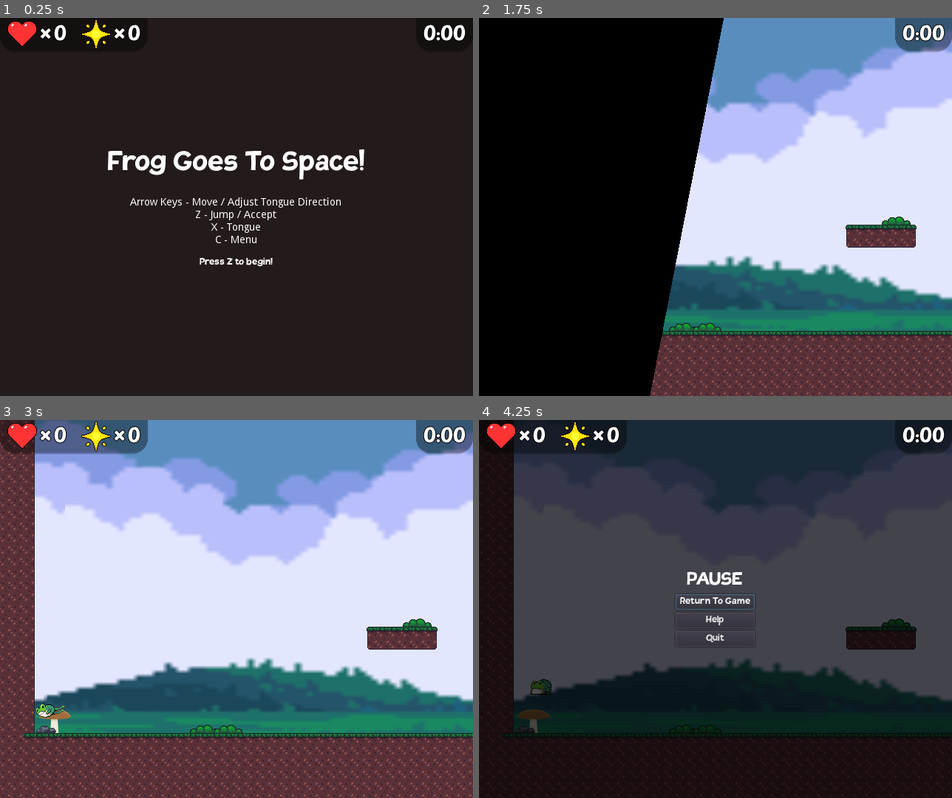
Above: before the commit, frames 1-4 (two rows, left to right).
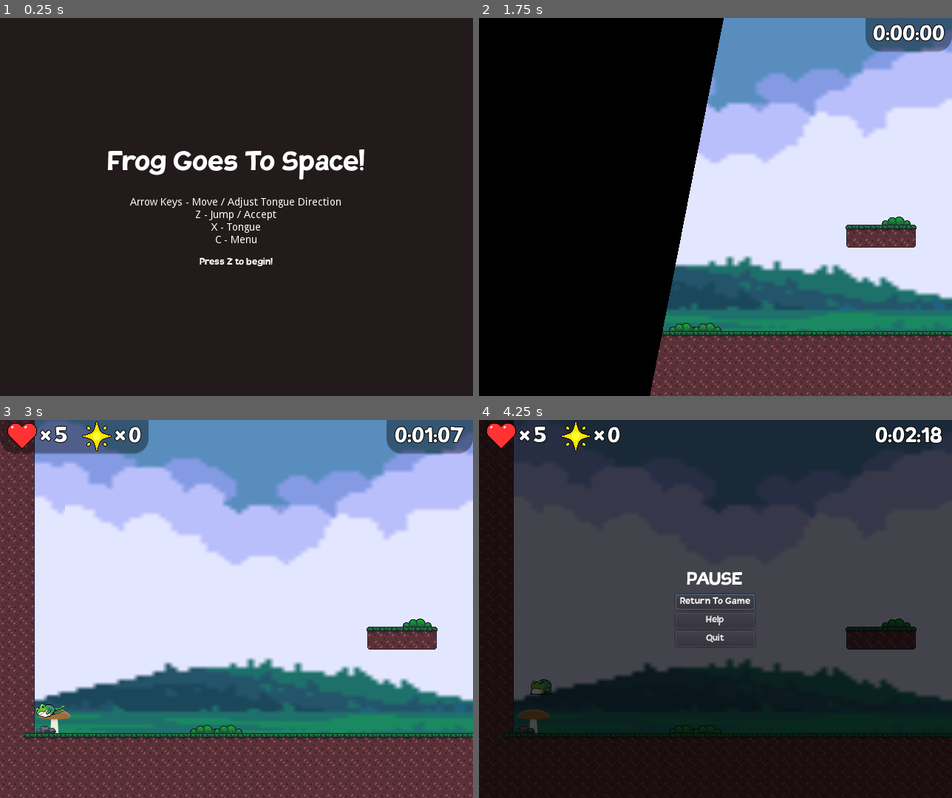
Above: after the commit, the same moments.

Repository: fheysel/frogGoesToSpace
Game: Godot game, scene res://Menus/MainMenu/MainMenu.tscn
Two runs of this game, one before a commit and one after it. Both use one fixed random seed, a clock stepped at 60 frames per second and the inputs below.
Inputs:
- Up to frame 1 (0.25 s): no input
- Up to frame 2 (1.75 s): tap Z (jump) at 0.5, 0.77, 0.8, 1.07, 1.35, 1.52 s; hold X (tongue) 0.53-1.28 s; hold Right (ui_right) from 0.53 s (still down); tap X (tongue) at 1.55 s
- Up to frame 3 (3 s): tap Z (jump) at 1.82, 2.3 s; release Right (ui_right) at 2.03 s; hold Down (look_down) 2.03-2.78 s; hold Left (ui_left) from 2.03 s (still down); tap Up (look_up) at 2.85 s
- Up to frame 4 (4.25 s): keep holding Left (ui_left); tap Z (jump) at 3.02, 3.32, 3.77, 3.8, 4.07 s; tap X (tongue) at 3.05 s; hold X (tongue) from 3.53 s (still down); tap Escape (menu) at 4.15 s

The runs differ from the first frame. In frame 1, 1.0% of the frame differs, in the area x 1-99%, y 0-9%; in frame 2, 0.6%; in frame 3, 1.3%; in frame 4, 1.6%, in the area x 7-100%, y 0-9%.

Commit message:
Implement HUD functionality

Diff:
--- /dev/null
+++ b/godotproject/Global/CountupTimer.gd
@@ -0,0 +1,12 @@
+extends Node
+
+var time : float = 0
+var max_time : float = 9 * 60 + 59 + (59/60)
+
+func _process(delta):
+	time += delta
+	# Cap timer at whatever the max_time is (9:59:59)
+	time = min(time, max_time)
+
+func reset():
+	time = 0
--- a/godotproject/Global/Global.gd
+++ b/godotproject/Global/Global.gd
@@ -2,6 +2,8 @@
 
 export (bool) var debug_mode = false
 export (bool) var player_is_god = false
+
+const main_menu_path = "res://Menus/MainMenu/MainMenu.tscn"
 
 var resource_queue = preload("res://Global/ResourceQueue.gd").new()
 var loading = null
@@ -38,7 +40,6 @@
 		# Once processing is done, fade to the new scene
 		call_deferred('_fade_to_scene_deferred')
 
-
 func _fade_to_scene_deferred():
 	# Disable the current scene
 	get_tree().get_current_scene().pause_mode = PAUSE_MODE_STOP
@@ -61,6 +62,9 @@
 		# Make sure we unpause once we fade in
 		unpause_scene_upon_idle = true
 
+		# Reset the global timer
+		$"/root/CountupTimer".reset()
+
 		# Close the pause menu, if it was open
 		$InGameMenuLayer/InGameMenu.navigate_to_new_screen(null)
 
@@ -77,3 +81,13 @@
 	if unpause_scene_upon_idle:
 		get_tree().paused = false
 		unpause_scene_upon_idle = false
+
+### Helper functions
+# Check if the current scene (as marked during the transition)
+# has a given property set to true. Used to check if we are allowed
+# to pause or if we should show the HUD.
+func current_scene_has_property_set(property):
+	var scene = get_tree().current_scene
+	if !scene:
+		return false
+	return property in scene and scene[property]
--- a/godotproject/Global/HUDLayer.gd
+++ /dev/null
@@ -1,8 +0,0 @@
-extends CanvasLayer
-
-func _process(_delta):
-#	if Input.is_action_just_pressed("jump"):
-#		$StyleAnimationPlayer.play("ingame")
-#	if Input.is_action_just_pressed("tongue"):
-#		$StyleAnimationPlayer.play("inmenu")
-	pass
--- a/godotproject/Global/HUDLayer.tscn
+++ b/godotproject/Global/HUDLayer.tscn
@@ -3,14 +3,14 @@
 [ext_resource path="res://Global/HUDFont.tres" type="DynamicFont" id=1]
 [ext_resource path="res://Tiles/Objects/star_new.png" type="Texture" id=2]
 [ext_resource path="res://Tiles/Objects/heart.png" type="Texture" id=3]
-[ext_resource path="res://Global/HUDLayer.gd" type="Script" id=4]
+[ext_resource path="res://Global/HUDRoot.gd" type="Script" id=4]
 [ext_resource path="res://Global/HUDLayer_inmenu.tres" type="StyleBox" id=5]
 [ext_resource path="res://Global/HUDLayer_ingame.tres" type="StyleBox" id=6]
 
 [sub_resource type="Animation" id=1]
 length = 0.001
 tracks/0/type = "value"
-tracks/0/path = NodePath("PanelContainer:custom_styles/panel")
+tracks/0/path = NodePath("LeftPanel:custom_styles/panel")
 tracks/0/interp = 1
 tracks/0/loop_wrap = true
 tracks/0/imported = false
@@ -22,7 +22,7 @@
 "values": [ ExtResource( 6 ) ]
 }
 tracks/1/type = "value"
-tracks/1/path = NodePath("PanelContainer2:custom_styles/panel")
+tracks/1/path = NodePath("RightPanel:custom_styles/panel")
 tracks/1/interp = 1
 tracks/1/loop_wrap = true
 tracks/1/imported = false
@@ -37,7 +37,7 @@
 [sub_resource type="Animation" id=2]
 length = 0.001
 tracks/0/type = "value"
-tracks/0/path = NodePath("PanelContainer:custom_styles/panel")
+tracks/0/path = NodePath("LeftPanel:custom_styles/panel")
 tracks/0/interp = 1
 tracks/0/loop_wrap = true
 tracks/0/imported = false
@@ -49,7 +49,7 @@
 "values": [ ExtResource( 5 ) ]
 }
 tracks/1/type = "value"
-tracks/1/path = NodePath("PanelContainer2:custom_styles/panel")
+tracks/1/path = NodePath("RightPanel:custom_styles/panel")
 tracks/1/interp = 1
 tracks/1/loop_wrap = true
 tracks/1/imported = false
@@ -63,18 +63,25 @@
 
 [node name="HUDLayer" type="CanvasLayer"]
 layer = 7
+
+[node name="HUDRoot" type="Control" parent="."]
+margin_right = 40.0
+margin_bottom = 40.0
 script = ExtResource( 4 )
+__meta__ = {
+"_edit_use_anchors_": false
+}
 
-[node name="PanelContainer" type="PanelContainer" parent="."]
+[node name="LeftPanel" type="PanelContainer" parent="HUDRoot"]
 anchor_right = 1.0
-margin_right = -440.0
+margin_right = 160.0
 margin_bottom = 47.0
 custom_styles/panel = ExtResource( 6 )
 __meta__ = {
 "_edit_use_anchors_": false
 }
 
-[node name="HBoxContainer" type="HBoxContainer" parent="PanelContainer"]
+[node name="HBoxContainer" type="HBoxContainer" parent="HUDRoot/LeftPanel"]
 margin_left = 10.0
 margin_top = 2.0
 margin_right = 190.0
@@ -85,11 +92,11 @@
 "_edit_use_anchors_": false
 }
 
-[node name="LifeContainer" type="HBoxContainer" parent="PanelContainer/HBoxContainer"]
+[node name="LifeContainer" type="HBoxContainer" parent="HUDRoot/LeftPanel/HBoxContainer"]
 margin_right = 80.0
 margin_bottom = 40.0
 
-[node name="LifeIcon" type="TextureRect" parent="PanelContainer/HBoxContainer/LifeContainer"]
+[node name="LifeIcon" type="TextureRect" parent="HUDRoot/LeftPanel/HBoxContainer/LifeContainer"]
 margin_right = 40.0
 margin_bottom = 40.0
 texture = ExtResource( 3 )
@@ -97,7 +104,7 @@
 "_edit_use_anchors_": false
 }
 
-[node name="LifeTimes" type="Label" parent="PanelContainer/HBoxContainer/LifeContainer"]
+[node name="LifeTimes" type="Label" parent="HUDRoot/LeftPanel/HBoxContainer/LifeContainer"]
 margin_left = 44.0
 margin_top = 2.0
 margin_right = 59.0
@@ -105,7 +112,7 @@
 custom_fonts/font = ExtResource( 1 )
 text = "×"
 
-[node name="LifeCountLabel" type="Label" parent="PanelContainer/HBoxContainer/LifeContainer"]
+[node name="LifeCountLabel" type="Label" parent="HUDRoot/LeftPanel/HBoxContainer/LifeContainer"]
 margin_left = 63.0
 margin_top = 2.0
 margin_right = 80.0
@@ -113,7 +120,7 @@
 custom_fonts/font = ExtResource( 1 )
 text = "0"
 
-[node name="StarContainer" type="HBoxContainer" parent="PanelContainer/HBoxContainer"]
+[node name="StarContainer" type="HBoxContainer" parent="HUDRoot/LeftPanel/HBoxContainer"]
 margin_left = 100.0
 margin_right = 180.0
 margin_bottom = 40.0
@@ -121,7 +128,7 @@
 "_edit_use_anchors_": false
 }
 
-[node name="StarIcon" type="TextureRect" parent="PanelContainer/HBoxContainer/StarContainer"]
+[node name="StarIcon" type="TextureRect" parent="HUDRoot/LeftPanel/HBoxContainer/StarContainer"]
 margin_right = 40.0
 margin_bottom = 40.0
 texture = ExtResource( 2 )
@@ -129,7 +136,7 @@
 "_edit_use_anchors_": false
 }
 
-[node name="StarTimesLabel" type="Label" parent="PanelContainer/HBoxContainer/StarContainer"]
+[node name="StarTimesLabel" type="Label" parent="HUDRoot/LeftPanel/HBoxContainer/StarContainer"]
 margin_left = 44.0
 margin_top = 2.0
 margin_right = 59.0
@@ -137,7 +144,7 @@
 custom_fonts/font = ExtResource( 1 )
 text = "×"
 
-[node name="StarCountLabel" type="Label" parent="PanelContainer/HBoxContainer/StarContainer"]
+[node name="StarCountLabel" type="Label" parent="HUDRoot/LeftPanel/HBoxContainer/StarContainer"]
 margin_left = 63.0
 margin_top = 2.0
 margin_right = 80.0
@@ -145,8 +152,8 @@
 custom_fonts/font = ExtResource( 1 )
 text = "0"
 
-[node name="PanelContainer2" type="PanelContainer" parent="."]
-margin_left = 563.0
+[node name="RightPanel" type="PanelContainer" parent="HUDRoot"]
+margin_left = 523.0
 margin_right = 640.0
 margin_bottom = 47.0
 custom_styles/panel = ExtResource( 6 )
@@ -154,15 +161,15 @@
 "_edit_use_anchors_": false
 }
 
-[node name="TimeCountLabel" type="Label" parent="PanelContainer2"]
+[node name="TimeCountLabel" type="Label" parent="HUDRoot/RightPanel"]
 margin_left = 10.0
 margin_top = 4.0
-margin_right = 67.0
+margin_right = 107.0
 margin_bottom = 40.0
 custom_fonts/font = ExtResource( 1 )
-text = "0:00"
+text = "0:00:00"
 align = 1
 
-[node name="StyleAnimationPlayer" type="AnimationPlayer" parent="."]
+[node name="StyleAnimationPlayer" type="AnimationPlayer" parent="HUDRoot"]
 anims/ingame = SubResource( 1 )
 anims/inmenu = SubResource( 2 )
--- /dev/null
+++ b/godotproject/Global/HUDRoot.gd
@@ -0,0 +1,38 @@
+extends Control
+
+onready var lb_life = $LeftPanel/HBoxContainer/LifeContainer/LifeCountLabel
+onready var lb_star = $LeftPanel/HBoxContainer/StarContainer/StarCountLabel
+onready var lb_time = $RightPanel/TimeCountLabel
+
+var player = null
+var countup_timer = null
+
+func _process(_delta):
+	if Global.current_scene_has_property_set('inhibit_hud'):
+		hide()
+		return
+	else:
+		show()
+	if $"/root/Global/InGameMenuLayer/InGameMenu".active():
+		$StyleAnimationPlayer.play("inmenu")
+	else:
+		$StyleAnimationPlayer.play("ingame")
+	if !player:
+		# Get player
+		var scene = get_tree().current_scene
+		if !scene:
+			return
+		player = scene.find_node("Player", false, true)
+	if player:
+		var health = player.health
+		lb_life.text = str(health)
+		var star = player.star_piece_count
+		lb_star.text = str(star)
+	if !countup_timer:
+		countup_timer = $"/root/CountupTimer"
+	if countup_timer:
+		var time = countup_timer.time
+		var minutes = int(time / 60)
+		var seconds = int(time) % 60
+		var subseconds = int(time * 60) % 60
+		lb_time.text = "%01d:%02d:%02d" % [minutes, seconds, subseconds]
--- a/godotproject/Menus/InGameMenu/InGameMenu.gd
+++ b/godotproject/Menus/InGameMenu/InGameMenu.gd
@@ -13,6 +13,9 @@
 var screens = []
 var screen_current = null
 var screen_after_fade = null
+
+func active():
+	return screen_current != null
 
 func update_active_screen():
 	# Pause and hide all of our child screens
@@ -92,7 +95,7 @@
 	var menu_pressed = Input.is_action_just_pressed("menu")
 	# We set the screen_current variable to null to indicate that the menu is closed.
 	# We also need to check whether the current scene prevents us from pausing the game (main menu, high score)
-	var inhibit_pause = "inhibit_pause" in get_tree().current_scene && get_tree().current_scene.inhibit_pause
+	var inhibit_pause = Global.current_scene_has_property_set("inhibit_pause")
 	if !inhibit_pause && menu_pressed && screen_current == null:
 		open_menu()
 	elif visible:
--- a/godotproject/Menus/InGameMenu/QuitGameButton.gd
+++ b/godotproject/Menus/InGameMenu/QuitGameButton.gd
@@ -1,4 +1,4 @@
 extends Button
 
 func _on_QuitGameButton_pressed():
-	Global.fade_to_scene('res://Menus/MainMenu/MainMenu.tscn')
+	Global.fade_to_scene(Global.main_menu_path)
--- a/godotproject/Menus/MainMenu/MainMenu.gd
+++ b/godotproject/Menus/MainMenu/MainMenu.gd
@@ -1,6 +1,7 @@
 extends MarginContainer
 
 var inhibit_pause = true
+var inhibit_hud = true
 
 func _process(_delta):
 	if Input.is_action_just_pressed("ui_accept"):
--- a/godotproject/Player.gd
+++ b/godotproject/Player.gd
@@ -65,7 +65,7 @@
 # collected in-between levels or in-between deaths.
 var star_piece_count = 0
 
-var health = 3
+var health = 5
 
 func fequal(x, y):
 	# Function to check if two floating point numbers are approximately equal.
@@ -449,9 +449,8 @@
 		$InvulnerableTimer.start()
 
 func die():
-	print_debug("ded")
-	# The "var _unused" is needed to remove a warning about the return value being unused
-	var _unused = get_tree().reload_current_scene()
+	# This will need to be modified to do the death animation once that is implemented.
+	Global.fade_to_scene(Global.main_menu_path)
 
 func collect_star_piece(star_piece):
 	# Increment star piece counter
--- a/godotproject/project.godot
+++ b/godotproject/project.godot
@@ -28,6 +28,7 @@
 [autoload]
 
 Global="*res://Global/Global.tscn"
+CountupTimer="*res://Global/CountupTimer.gd"
 
 [display]
 
